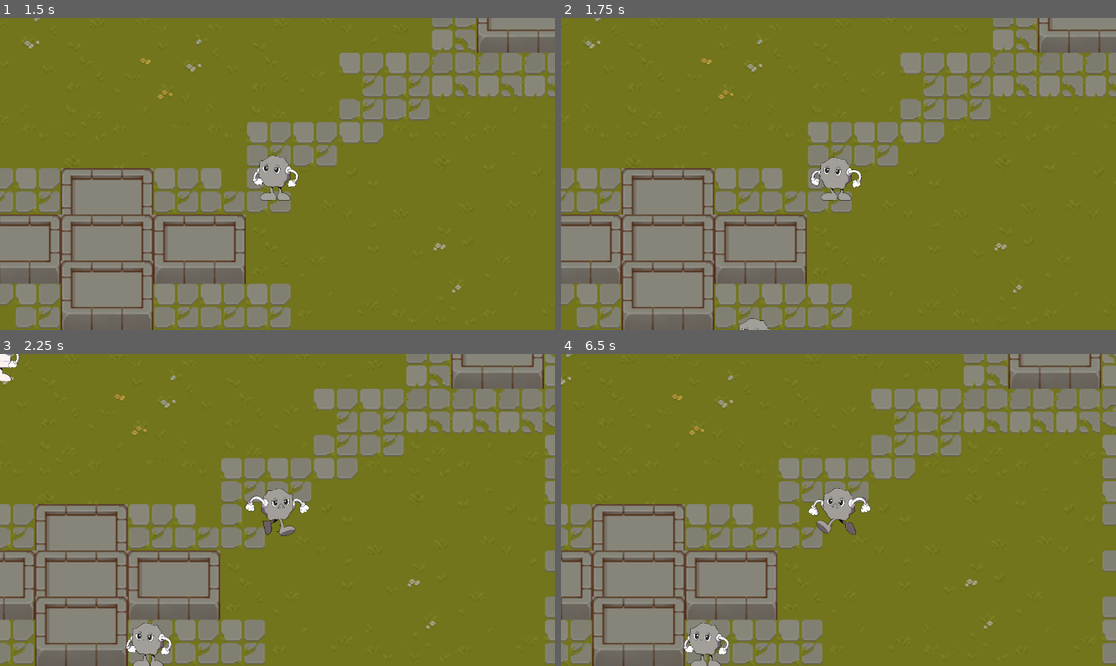
Above: before the commit, frames 1-4 (two rows, left to right).
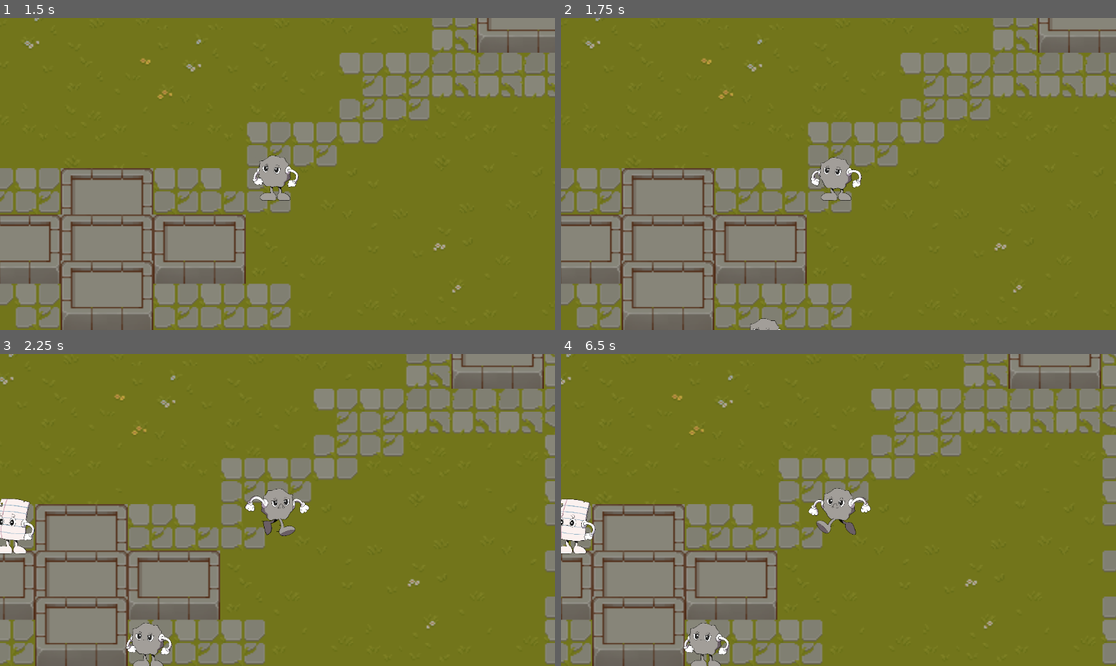
Above: after the commit, the same moments.

Repository: AKARandy/ROS
Game: Godot game, scene res://menus/menu.tscn
Two runs of this game, one before a commit and one after it. Both use one fixed random seed, a clock stepped at 60 frames per second and the inputs below.
Inputs:
- Up to frame 1 (1.5 s): click "Play" at 0.5 s; click "Rock" at 1.25 s
- Up to frame 2 (1.75 s): no input
- Up to frame 3 (2.25 s): hold Right (ui_right) from 2.03 s (still down)
- Up to frame 4 (6.5 s): release Right (ui_right) at 2.78 s; hold Down (ui_down) 2.78-3.53 s; hold Right (ui_right) 3.53-4.28 s; hold Up (ui_up) 4.28-5.03 s; hold Left (ui_left) from 5.03 s (still down)

Frame 1 is identical in both runs. In frame 2, 0.2% of the frame differs, in the area x 32-40%, y 96-100%; in frame 3, 1.0%, in the area x 0-7%, y 0-65%; in frame 4, 0.8%.

Commit message:
add ai death

Diff:
--- a/entities/enemy/ai_paper.tscn
+++ b/entities/enemy/ai_paper.tscn
@@ -69,6 +69,9 @@
 [sub_resource type="CircleShape2D" id="CircleShape2D_imux2"]
 radius = 92.1954
 
+[sub_resource type="RectangleShape2D" id="RectangleShape2D_sx3sr"]
+size = Vector2(34, 34)
+
 [node name="ai_paper" type="CharacterBody2D"]
 script = ExtResource("1_fxxto")
 
@@ -88,5 +91,11 @@
 [node name="CollisionShape2D" type="CollisionShape2D" parent="PlayerDetection"]
 shape = SubResource("CircleShape2D_imux2")
 
+[node name="PlayerDeath" type="Area2D" parent="."]
+
+[node name="CollisionShape2D" type="CollisionShape2D" parent="PlayerDeath"]
+shape = SubResource("RectangleShape2D_sx3sr")
+
 [connection signal="body_entered" from="PlayerDetection" to="." method="_on_player_detection_body_entered"]
 [connection signal="body_exited" from="PlayerDetection" to="." method="_on_player_detection_body_exited"]
+[connection signal="body_entered" from="PlayerDeath" to="." method="_on_player_death_body_entered"]
--- a/entities/enemy/ai_papper.gd
+++ b/entities/enemy/ai_papper.gd
@@ -61,3 +61,15 @@
 	if body.name == "ai_scissor":
 		state = ROAMING
 		random_target_pos = position
+
+
+func _on_player_death_body_entered(body):
+	if body.name == "player":
+		if EntityRoles.role == EntityRoles.Roles.SCISSOR:
+			chase = false
+			the_chased = null
+			self.queue_free()
+	if body.name == "ai_scissor":
+		chase = false
+		the_chased = null
+		self.queue_free()
--- a/entities/enemy/ai_rock.gd
+++ b/entities/enemy/ai_rock.gd
@@ -61,3 +61,15 @@
 	if body.name == "ai_rock":
 		state = ROAMING
 		random_target_pos = position
+
+
+func _on_player_death_body_entered(body):
+	if body.name == "player":
+		if EntityRoles.role == EntityRoles.Roles.PAPER:
+			chase = false
+			the_chased = null
+			self.queue_free()
+	if body.name == "ai_paper":
+		chase = false
+		the_chased = null
+		self.queue_free()
--- a/entities/enemy/ai_rock.tscn
+++ b/entities/enemy/ai_rock.tscn
@@ -72,6 +72,9 @@
 [sub_resource type="CircleShape2D" id="CircleShape2D_r5x3p"]
 radius = 92.1954
 
+[sub_resource type="RectangleShape2D" id="RectangleShape2D_8kxel"]
+size = Vector2(34, 34)
+
 [node name="ai_rock" type="CharacterBody2D"]
 script = ExtResource("1_5pj1e")
 
@@ -91,5 +94,11 @@
 [node name="CollisionShape2D" type="CollisionShape2D" parent="PlayerDetection"]
 shape = SubResource("CircleShape2D_r5x3p")
 
+[node name="PlayerDeath" type="Area2D" parent="."]
+
+[node name="CollisionShape2D" type="CollisionShape2D" parent="PlayerDeath"]
+shape = SubResource("RectangleShape2D_8kxel")
+
 [connection signal="body_entered" from="PlayerDetection" to="." method="_on_player_detection_body_entered"]
 [connection signal="body_exited" from="PlayerDetection" to="." method="_on_player_detection_body_exited"]
+[connection signal="body_entered" from="PlayerDeath" to="." method="_on_player_death_body_entered"]
--- a/entities/enemy/ai_scissor.gd
+++ b/entities/enemy/ai_scissor.gd
@@ -61,3 +61,16 @@
 	if body.name == "ai_rock":
 		state = ROAMING
 		random_target_pos = position
+
+
+
+func _on_player_death_body_entered(body):
+	if body.name == "player":
+		if EntityRoles.role == EntityRoles.Roles.ROCK:
+			chase = false
+			the_chased = null
+			self.queue_free()
+	if body.name == "ai_rock":
+		chase = false
+		the_chased = null
+		self.queue_free()
--- a/entities/enemy/ai_scissor.tscn
+++ b/entities/enemy/ai_scissor.tscn
@@ -69,6 +69,9 @@
 [sub_resource type="CircleShape2D" id="CircleShape2D_seej2"]
 radius = 92.1954
 
+[sub_resource type="RectangleShape2D" id="RectangleShape2D_50lpd"]
+size = Vector2(34, 34)
+
 [node name="ai_scissor" type="CharacterBody2D"]
 motion_mode = 1
 script = ExtResource("1_4ljy1")
@@ -89,5 +92,11 @@
 [node name="CollisionShape2D" type="CollisionShape2D" parent="PlayerDetection"]
 shape = SubResource("CircleShape2D_seej2")
 
+[node name="PlayerDeath" type="Area2D" parent="."]
+
+[node name="CollisionShape2D" type="CollisionShape2D" parent="PlayerDeath"]
+shape = SubResource("RectangleShape2D_50lpd")
+
 [connection signal="body_entered" from="PlayerDetection" to="." method="_on_player_detection_body_entered"]
 [connection signal="body_exited" from="PlayerDetection" to="." method="_on_player_detection_body_exited"]
+[connection signal="body_entered" from="PlayerDeath" to="." method="_on_player_death_body_entered"]
--- /dev/null
+++ b/scene/ai_spawn.gd
@@ -0,0 +1,34 @@
+extends Node2D
+
+var player = preload("res://entities/player/player.tscn")
+var ai_papper = preload("res://entities/enemy/ai_paper.tscn")
+var ai_rock = preload("res://entities/enemy/ai_rock.tscn")
+var ai_scissor = preload("res://entities/enemy/ai_scissor.tscn")
+
+# Called when the node enters the scene tree for the first time.
+func _ready():
+	assert(get_parent() is Node2D, "ai_spawn harus menjadi anak dari Node2D")
+
+	var friendly_ai = Node2D.new()
+	var hostile_ai = Node2D.new()
+	var killable_ai = Node2D.new()
+	var player = Node2D.new()
+
+	get_parent().add_child(friendly_ai)
+	get_parent().add_child(hostile_ai)
+	get_parent().add_child(player)
+
+# Called every frame. 'delta' is the elapsed time since the previous frame.
+func _process(delta):
+	pass
+
+func initialize_spawn():
+	var spawn_points = []
+	var point = [Vector2(140,90),Vector2(1005,90),Vector2(1005,580),Vector2(140, 580)]
+	var remaining_points = point.copy()
+
+	for i in range(3):
+		var random_index = randi_range(0, remaining_points.size() - 1)
+		var random_point = remaining_points[random_index]
+		spawn_points.append(random_point)
+		remaining_points.remove(random_index)
--- /dev/null
+++ b/scene/ai_spawn.tscn
@@ -0,0 +1,8 @@
+[gd_scene load_steps=2 format=3 uid="uid://d3pilqu2xxlye"]
+
+[ext_resource type="Script" path="res://scene/ai_spawn.gd" id="1_evjxx"]
+
+[node name="ai_spawn" type="Node2D"]
+script = ExtResource("1_evjxx")
+
+[node name="spawn_timer" type="Timer" parent="."]
--- a/scene/world.gd
+++ b/scene/world.gd
@@ -7,21 +7,21 @@
 
 # Called when the node enters the scene tree for the first time.
 func _process(delta):
-	while Tracker.paperNum < 3:
+	while Tracker.paperNum < 5:
 		await get_tree().create_timer(3.0)
 		var mob = paper.instantiate()
 		mob.position = Vector2(575, 300)
 		add_child(mob)
 		Tracker.paperNum += 1
-	"while Tracker.rockNum < 3:
+	while Tracker.rockNum < 5:
 		await get_tree().create_timer(3.0)
 		var mob = rock.instantiate()
 		mob.position = Vector2(1000, 500)
 		add_child(mob)
 		Tracker.rockNum += 1
-	while Tracker.scissorNum < 3:
+	while Tracker.scissorNum < 5:
 		await get_tree().create_timer(3.0)
 		var mob = scissor.instantiate()
 		mob.position = Vector2(250, 500)
 		add_child(mob)
-		Tracker.paperNum += 1"
+		Tracker.scissorNum += 1
Not shown: 1 places in entities/enemy/ai_paper.tscn that only renumber resources
Not shown: 1 places in entities/enemy/ai_rock.tscn that only renumber resources
Not shown: 1 places in entities/enemy/ai_scissor.tscn that only renumber resources
